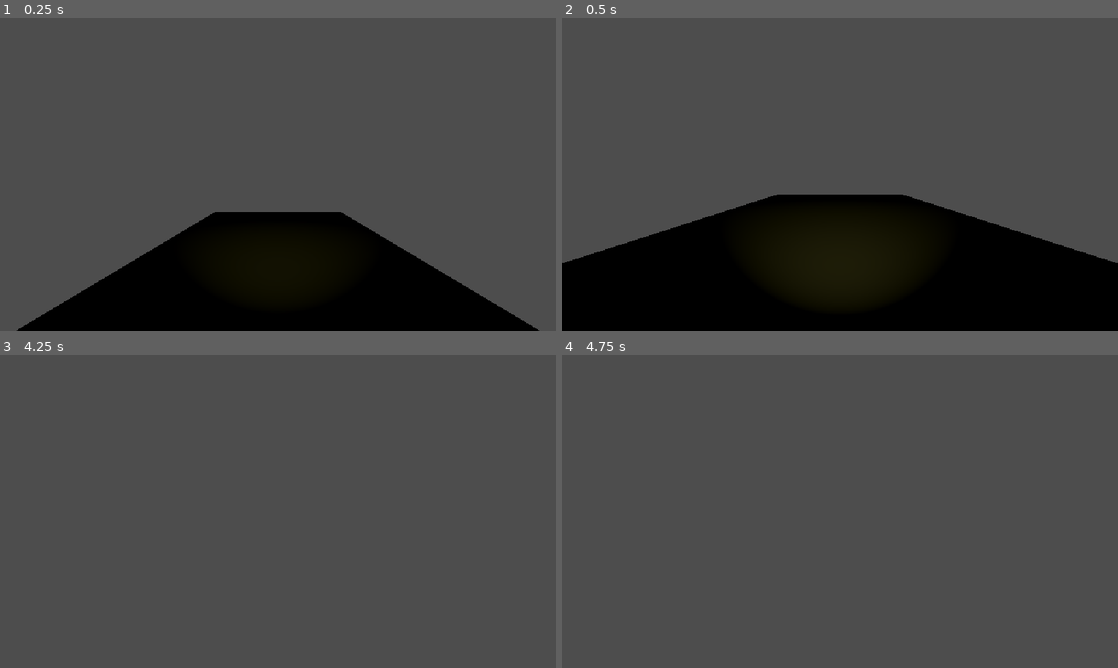
Above: before the commit, frames 1-4 (two rows, left to right).
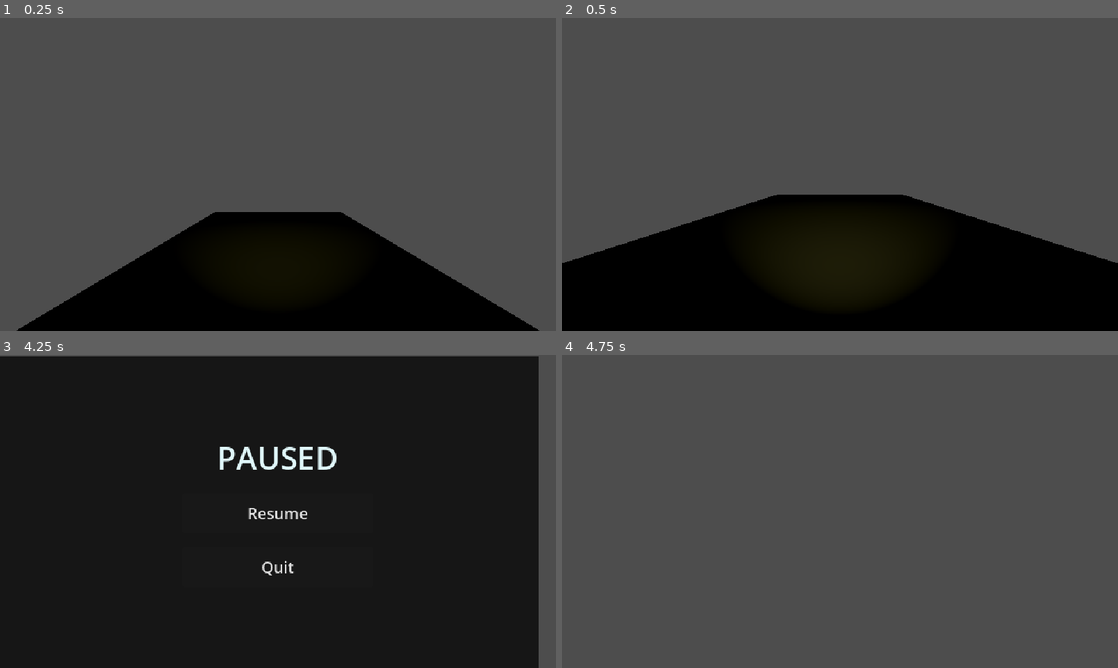
Above: after the commit, the same moments.

Repository: afanmubashir22/Abyss-Bunker
Game: Godot game, scene res://TESTING.tscn
The game is run twice, just before and just after one commit, with the same random seed, the same clock (stepped at 60 frames per second) and the same inputs. The project has no main scene, so this scene is started directly.
Inputs (mouse positions are in pixels of both pictures, inside the frame that each line leads up to):
- Up to frame 1 (0.25 s): no input
- Up to frame 2 (0.5 s): no input
- Up to frame 3 (4.25 s): tap Enter at 0.5 s; move the mouse to (305, 511) at 0.52 s; hold Up from 0.53 s (still down); tap Alt at 0.6, 2.85 s; click (305, 511) at 0.67 s; move the mouse to (250, 511) at 1.27 s; tap Shift at 1.35 s; click (250, 511) at 1.42 s; move the mouse to (289, 505) at 2.02 s; tap F at 2.1 s; click (289, 505) at 2.17 s; move the mouse to (272, 517) at 2.77 s; click (272, 517) at 2.92 s; move the mouse to (316, 514) at 3.52 s; hold Shift from 3.53 s (still down); click (316, 514) at 3.67 s; tap Escape at 4.15 s
- Up to frame 4 (4.75 s): release Up at 4.25 s; release Shift at 4.25 s; click (840, 514) at 4.25 s, where only the run after the commit has a clickable "Resume"

Frames 1-2 are identical in both runs. In frame 3, 96% of the frame differs, in the area x 0-97%, y 0-100%; in frame 4, nothing differs.

Commit message:
i made pause menu working screen adjusted it and now its good

Diff:
--- /dev/null
+++ b/PauseMenu.gd
@@ -0,0 +1,23 @@
+extends CanvasLayer
+@onready var resume_button: Button = $VBoxContainer/ResumeButton
+@onready var quit_button: Button = $VBoxContainer/QuitButton
+
+func _ready() -> void:
+		visible = false
+		resume_button.pressed.connect(_on_resume_pressed)
+		quit_button.pressed.connect(_on_quit_pressed)
+func _unhandled_input(event: InputEvent) -> void:
+		if event is InputEventKey and event.pressed and not event.is_echo() and event.keycode == KEY_ESCAPE:
+				toggle_pause()
+func toggle_pause() -> void:
+		var is_paused := not get_tree().paused
+		get_tree().paused = is_paused
+		visible = is_paused
+		if is_paused:
+				Input.mouse_mode = Input.MOUSE_MODE_VISIBLE
+		else:
+				Input.mouse_mode = Input.MOUSE_MODE_CAPTURED
+func _on_resume_pressed() -> void:
+		toggle_pause()
+func  _on_quit_pressed() -> void:
+		get_tree().quit()
--- /dev/null
+++ b/PauseMenu.tscn
@@ -0,0 +1,55 @@
+[gd_scene format=3 uid="uid://clf3ga0mtjae6"]
+
+[ext_resource type="Script" uid="uid://bfn61o4srr2fl" path="res://PauseMenu.gd" id="1_nov15"]
+
+[sub_resource type="StyleBoxFlat" id="StyleBoxFlat_nov15"]
+
+[node name="PauseMenu" type="CanvasLayer" unique_id=450062557]
+process_mode = 3
+script = ExtResource("1_nov15")
+
+[node name="ColorRect" type="ColorRect" parent="." unique_id=1591209501]
+anchors_preset = 15
+anchor_right = 1.0
+anchor_bottom = 1.0
+offset_left = -20.0
+offset_top = 2.0
+offset_right = -20.0
+offset_bottom = 2.0
+grow_horizontal = 2
+grow_vertical = 2
+color = Color(0, 0, 0, 0.7058824)
+
+[node name="VBoxContainer" type="VBoxContainer" parent="." unique_id=266860203]
+anchors_preset = 8
+anchor_left = 0.5
+anchor_top = 0.5
+anchor_right = 0.5
+anchor_bottom = 0.5
+offset_left = -20.0
+offset_top = -20.0
+offset_right = 20.0
+offset_bottom = 20.0
+grow_horizontal = 2
+grow_vertical = 2
+theme_override_constants/separation = 16
+
+[node name="Label" type="Label" parent="VBoxContainer" unique_id=427516639]
+layout_mode = 2
+size_flags_horizontal = 4
+theme_override_colors/font_color = Color(0.8784314, 0.96862745, 0.98039216, 1)
+theme_override_font_sizes/font_size = 36
+text = "PAUSED"
+
+[node name="ResumeButton" type="Button" parent="VBoxContainer" unique_id=1674161712]
+custom_minimum_size = Vector2(220, 46)
+layout_mode = 2
+theme_override_font_sizes/font_size = 18
+theme_override_styles/normal_mirrored = SubResource("StyleBoxFlat_nov15")
+text = "Resume"
+
+[node name="QuitButton" type="Button" parent="VBoxContainer" unique_id=692536184]
+custom_minimum_size = Vector2(220, 46)
+layout_mode = 2
+theme_override_font_sizes/font_size = 18
+text = "Quit"
--- a/TESTING.tscn
+++ b/TESTING.tscn
@@ -3,7 +3,6 @@
 [ext_resource type="PackedScene" uid="uid://dk7poh0xnq8ji" path="res://player.tscn" id="1_mhbia"]
 
 [node name="CSGBox3D" type="CSGBox3D" unique_id=1505969852]
-transform = Transform3D(1, 0, 0, 0, 1, 0, 0, 0, 1, 0, 0, -11.429932)
 use_collision = true
 size = Vector3(10, 1, 32.859863)
 
--- a/player.gd
+++ b/player.gd
@@ -13,10 +13,9 @@
 		add_to_group("player")
 		Input.mouse_mode = Input.MOUSE_MODE_CAPTURED
 func _unhandled_input(event: InputEvent) -> void:
-		if event is InputEventKey and event.pressed and event.keycode == KEY_ESCAPE:
-				Input.mouse_mode = Input.MOUSE_MODE_VISIBLE
 		if event is InputEventMouseButton and event.pressed and event.button_index == MOUSE_BUTTON_LEFT:
-				Input.mouse_mode = Input.MOUSE_MODE_CAPTURED
+				if not get_tree().paused:
+						Input.mouse_mode = Input.MOUSE_MODE_CAPTURED
 		if event is InputEventMouseMotion and Input.mouse_mode == Input.MOUSE_MODE_CAPTURED:
 				rotate_y(-event.relative.x * mouse_sensitivity)
 				head.rotate_x(-event.relative.y * mouse_sensitivity)
--- a/player.tscn
+++ b/player.tscn
@@ -1,6 +1,7 @@
 [gd_scene format=3 uid="uid://dk7poh0xnq8ji"]
 
 [ext_resource type="Script" uid="uid://depii8jg15scy" path="res://player.gd" id="1_4flbx"]
+[ext_resource type="PackedScene" uid="uid://clf3ga0mtjae6" path="res://PauseMenu.tscn" id="2_onrkg"]
 
 [sub_resource type="CapsuleShape3D" id="CapsuleShape3D_4flbx"]
 
@@ -20,3 +21,5 @@
 [node name="CollisionShape3D" type="CollisionShape3D" parent="." unique_id=86720577]
 transform = Transform3D(1, 0, 0, 0, 1, 0, 0, 0, 1, 0, 1, 0)
 shape = SubResource("CapsuleShape3D_4flbx")
+
+[node name="PauseMenu" parent="." unique_id=450062557 instance=ExtResource("2_onrkg")]
Not shown, added: PauseMenu.gd.uid
Not shown, changed: .gitattributes
